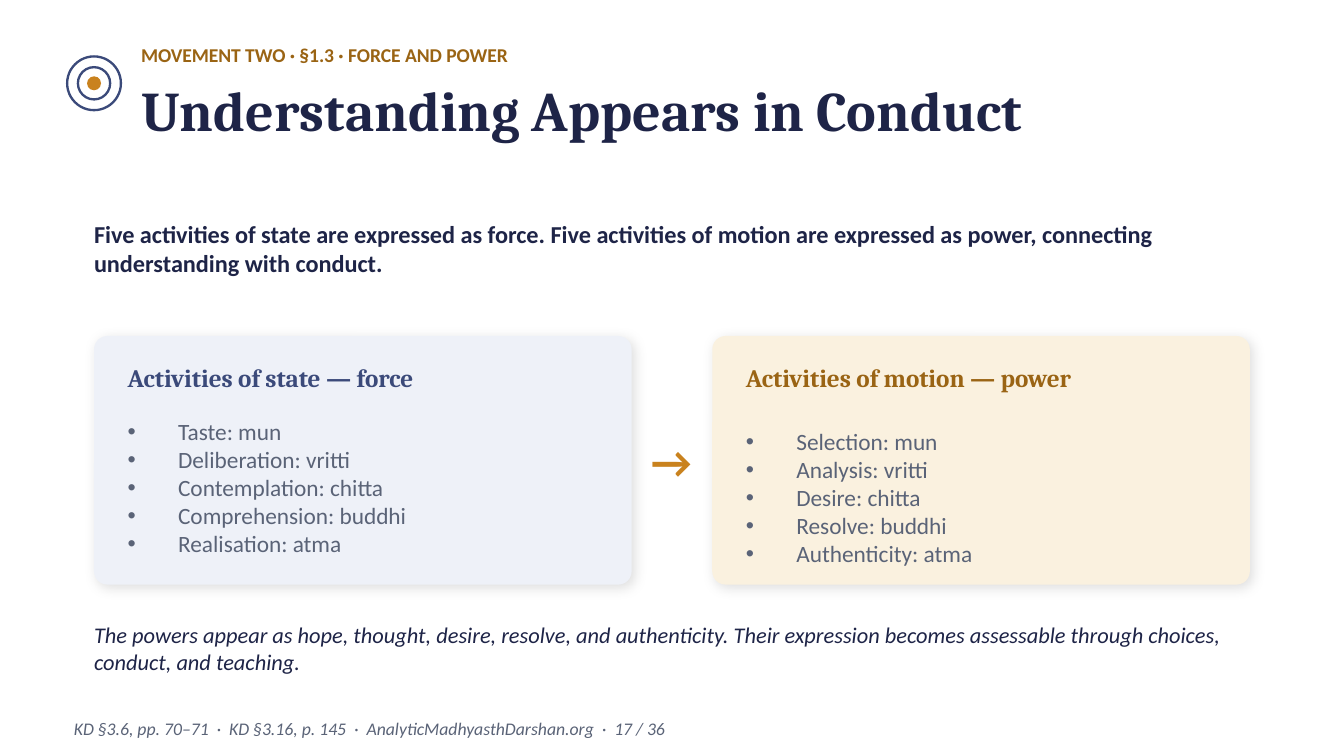
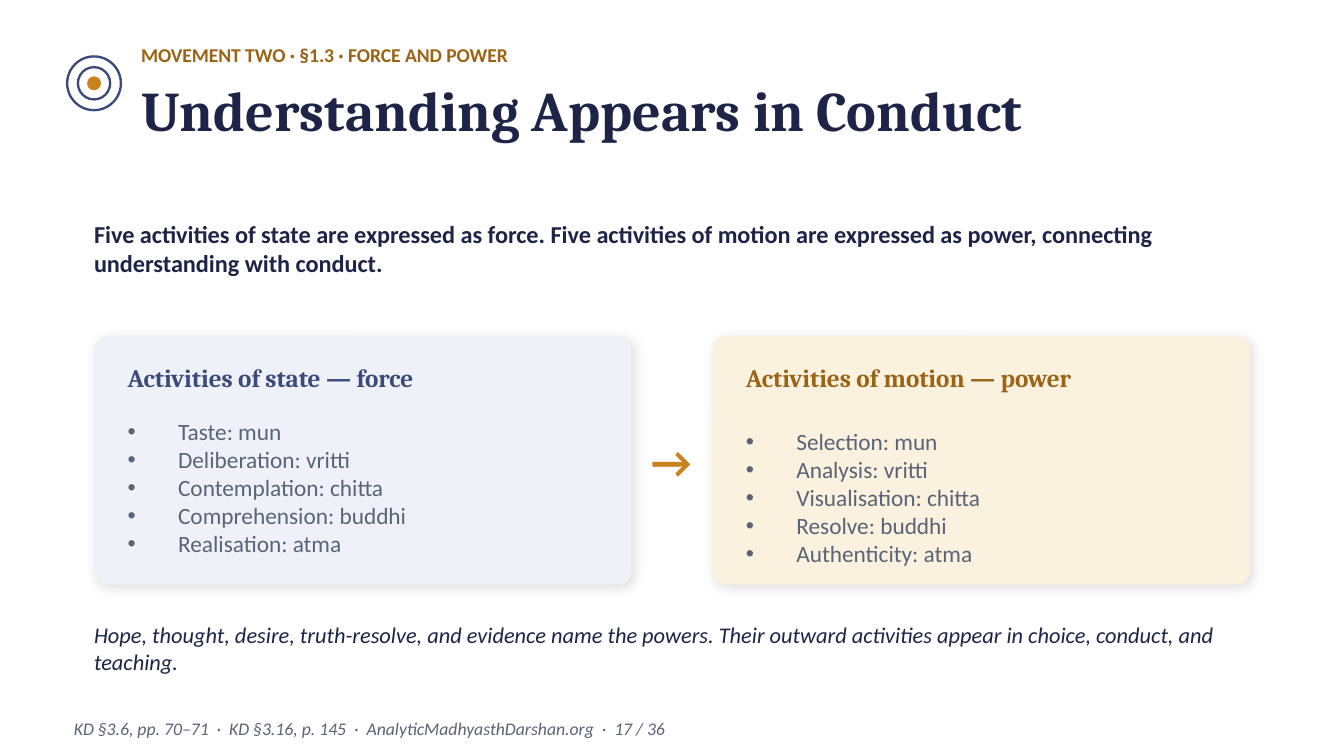
Before and after one commit to raghavamohan/AnalyticMadhyasthDarshan, a slide deck: slide 17 of Studies/The-Epistemology-of-Coexistence/The-Epistemology-of-Coexistence-Madhyasth-Darshan.pptx. Drawn at 1344x756 pixels with LibreOffice and Linux fonts; fonts in the diff are those of the drawing. Boxes give left, top, right and bottom in pixels: in the first picture for what was removed or moved away, otherwise in the second. Text is boxed around its words. In the diff, an @@ line names an element or a change of style, - is before the commit and + after.

Commit message:
Clarify study exposition and resolve source and illustration issues

```diff
--- a/Studies/The-Epistemology-of-Coexistence/The-Epistemology-of-Coexistence-Madhyasth-Darshan.pptx
+++ b/Studies/The-Epistemology-of-Coexistence/The-Epistemology-of-Coexistence-Madhyasth-Darshan.pptx
@@ text at [796,490,980,506]: text changed @@
-• Desire: chitta
+• Visualisation: chitta
@@ text at [94,627,1213,674]: text changed @@
-The powers appear as hope, thought, desire, resolve, and authenticity. Their expression becomes assessable through choices, conduct, and teaching.
+Hope, thought, desire, truth-resolve, and evidence name the powers. Their outward activities appear in choice, conduct, and teaching.
```
Also in this commit, not shown: 36 other files.
